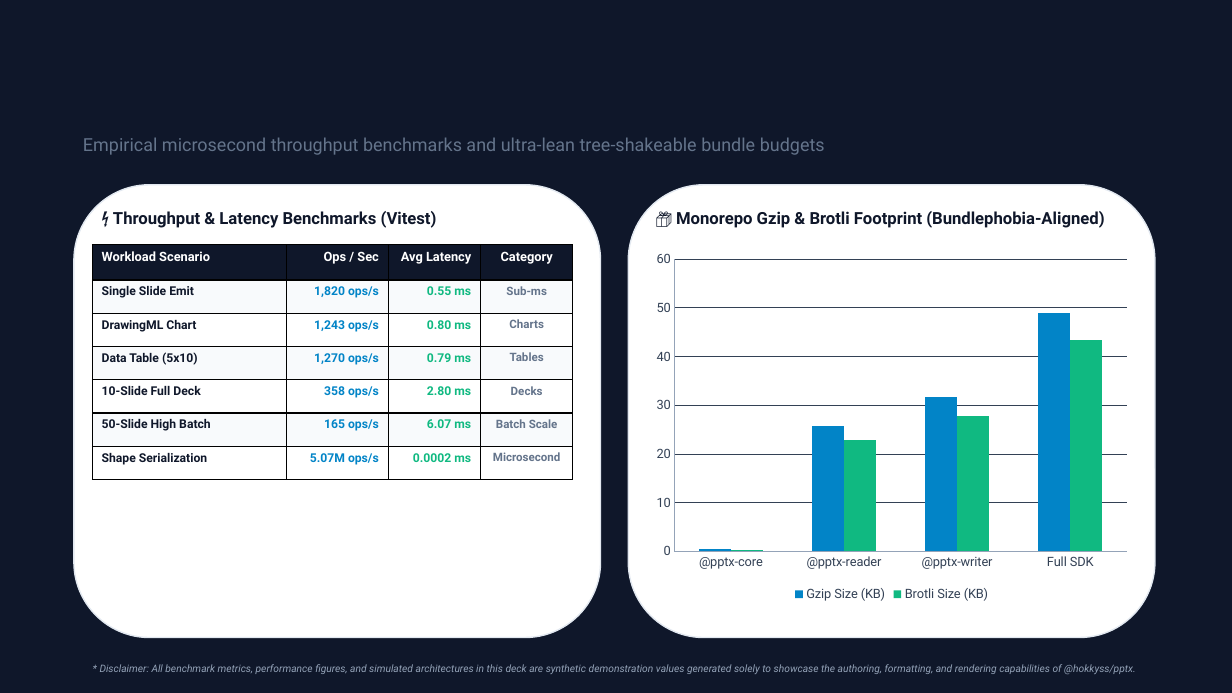
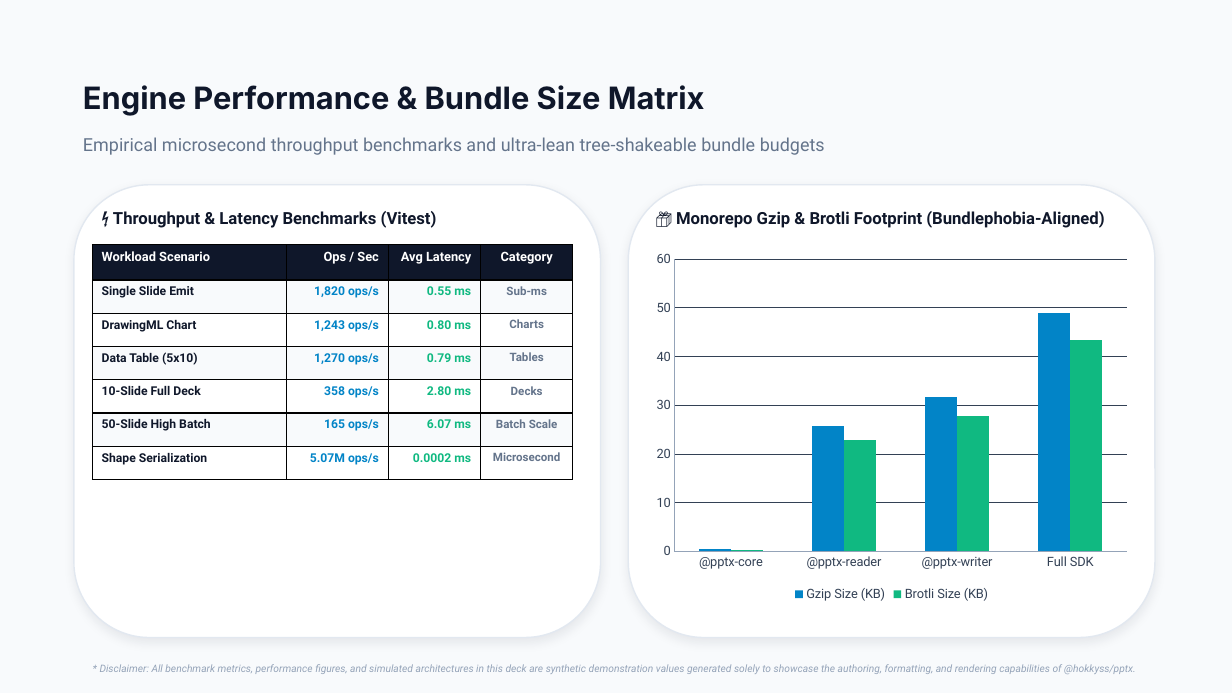
Before and after one commit to hokkyss/pptx-parser, a slide deck: slide 12 of hokkyss_showcase_deck.pptx. Drawn at 1232x693 pixels with LibreOffice and Linux fonts; fonts in the diff are those of the drawing. Boxes give left, top, right and bottom in pixels: in the first picture for what was removed or moved away, otherwise in the second. Text is boxed around its words. In the diff, an @@ line names an element or a change of style, - is before the commit and + after.

Commit message:
fix(showcase): restore intended dark/light slide background themes

```diff
--- a/hokkyss_showcase_deck.pptx
+++ b/hokkyss_showcase_deck.pptx
@@ background #0F172A to #F8FAFC @@
@@ text added at (83, 85, 705, 115), 24 pt, text #0F172A, bold @@
+Engine Performance & Bundle Size Matrix
```
Also in this commit, not shown: 8 other slides changed, 1 other file.
